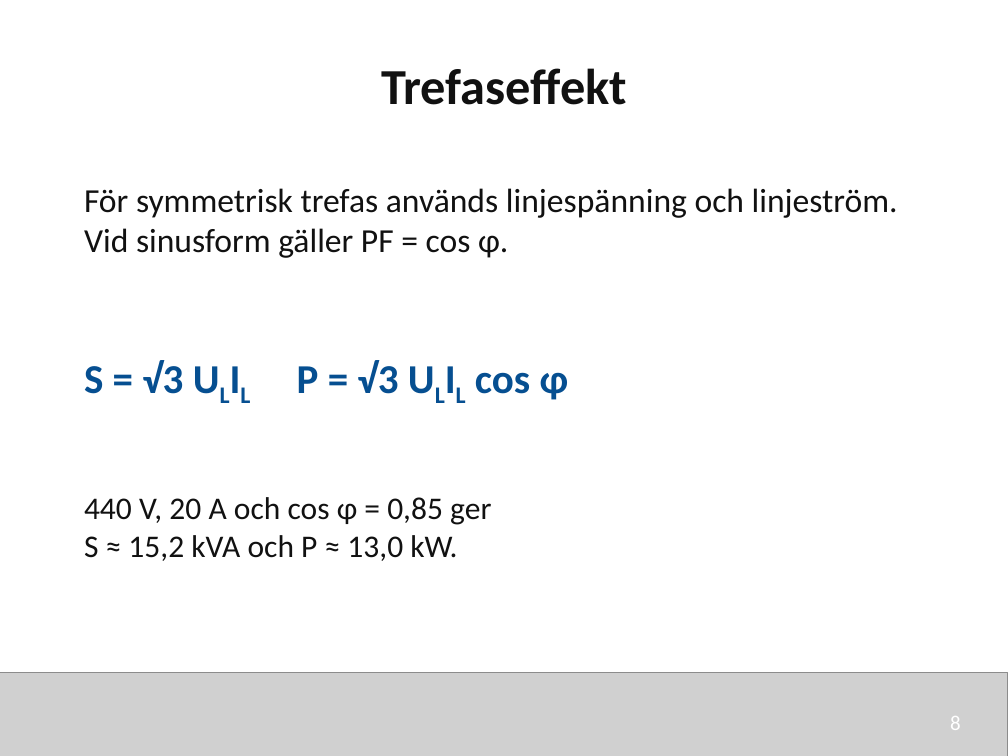
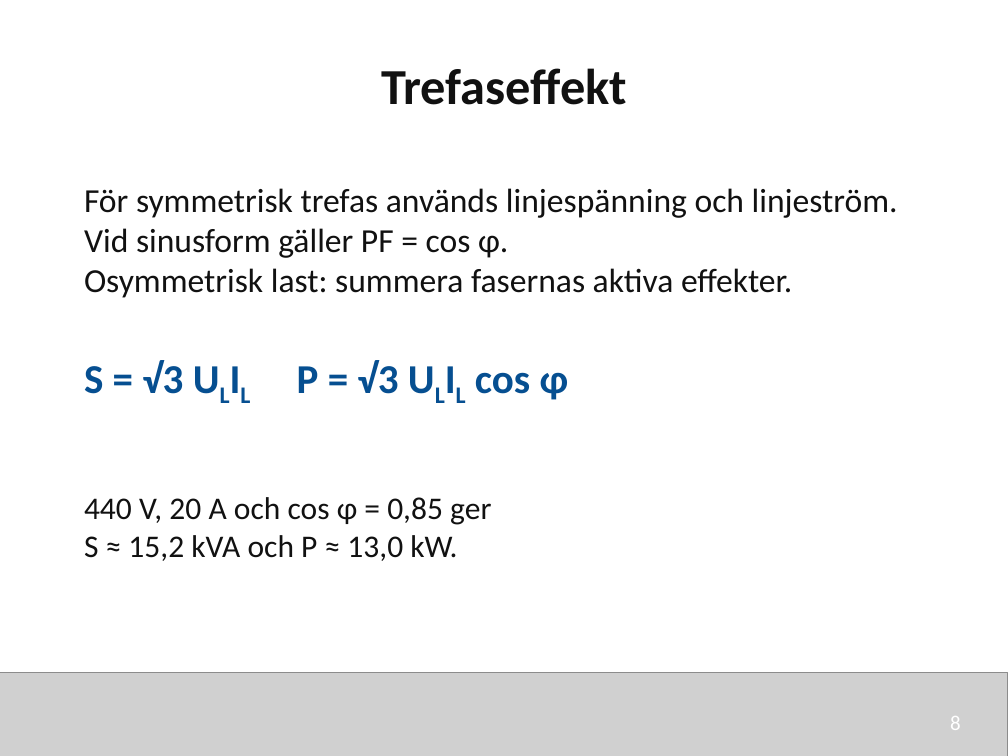
Before and after one commit to nj22az/nj22az.github.io, a slide deck: slide 8 of sjoskolan/vecka-41/aktuell/v41_02_Y_och_trefaseffekt_elev.pptx. Drawn at 1008x756 pixels with LibreOffice and Linux fonts; fonts in the diff are those of the drawing; grey boxes stand for pictures. Boxes give left, top, right and bottom in pixels: in the first picture for what was removed or moved away, otherwise in the second. Text is boxed around its words. In the diff, an @@ line names an element or a change of style, - is before the commit and + after.

```diff
--- a/sjoskolan/vecka-41/aktuell/v41_02_Y_och_trefaseffekt_elev.pptx
+++ b/sjoskolan/vecka-41/aktuell/v41_02_Y_och_trefaseffekt_elev.pptx
@@ text at (x1=84, y1=268, x2=792, y2=298): paragraph added @@
+Osymmetrisk last: summera fasernas aktiva effekter.
```
Also in this commit, not shown: 3 other slides changed, 20 other files.
